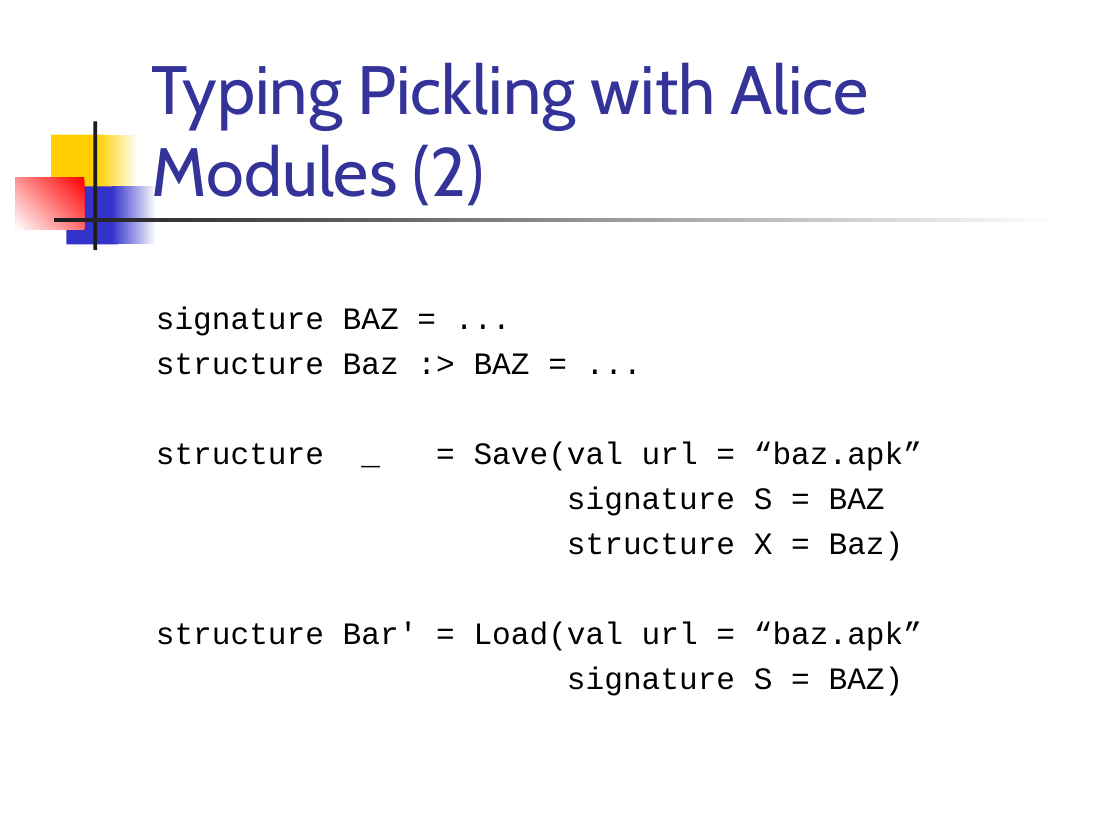
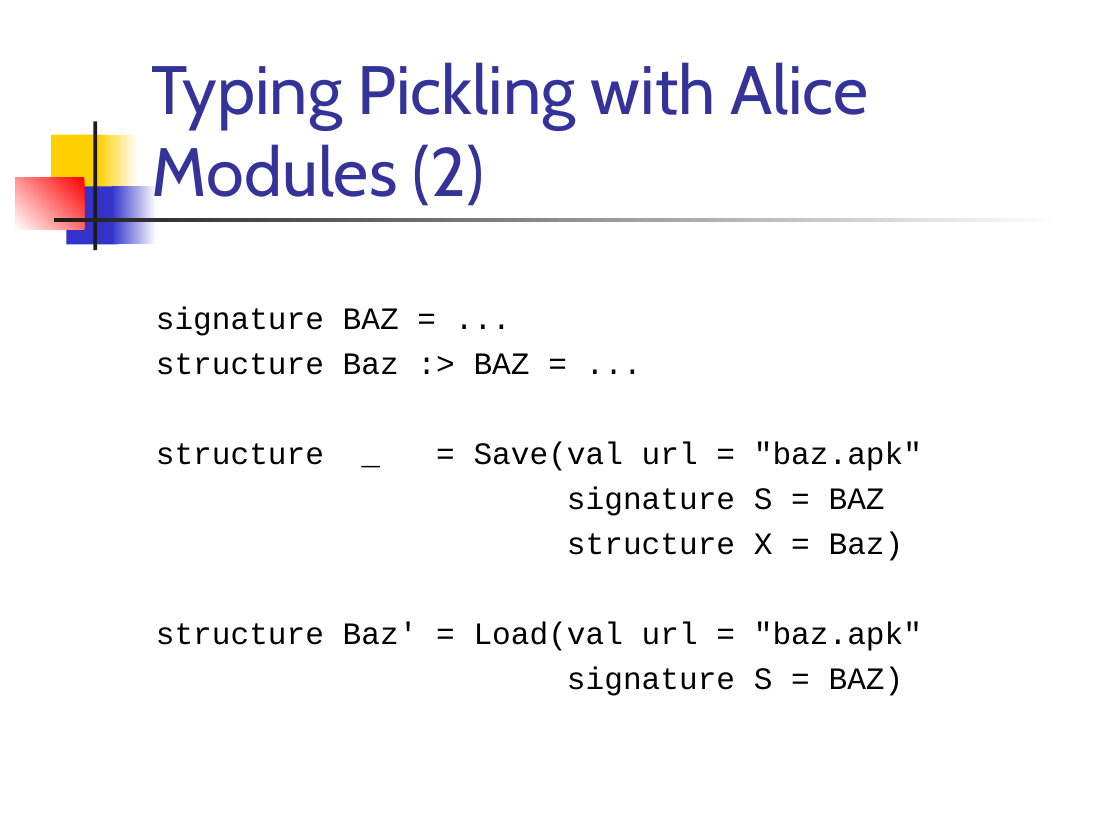
Before and after one commit to doublec/aliceml-abandoned, a slide deck: slide 12 of doc/presentations/TypesInAlice.ppt (slide 15 before the commit). Drawn at 1120x840 pixels with LibreOffice and Linux fonts; fonts in the diff are those of the drawing. Boxes give left, top, right and bottom in pixels: in the first picture for what was removed or moved away, otherwise in the second. Text is boxed around its words. In the diff, an @@ line names an element or a change of style, - is before the commit and + after.

```diff
--- a/doc/presentations/TypesInAlice.ppt
+++ b/doc/presentations/TypesInAlice.ppt
@@ text at (156,442,922,471): text changed @@
-structure _ = Save(val url = “baz.apk”
+structure _ = Save(val url = "baz.apk"
@@ text at (156,622,922,651): text changed @@
-structure Bar' = Load(val url = “baz.apk”
+structure Baz' = Load(val url = "baz.apk"
```
Also in this commit, not shown: 11 other slides changed.
